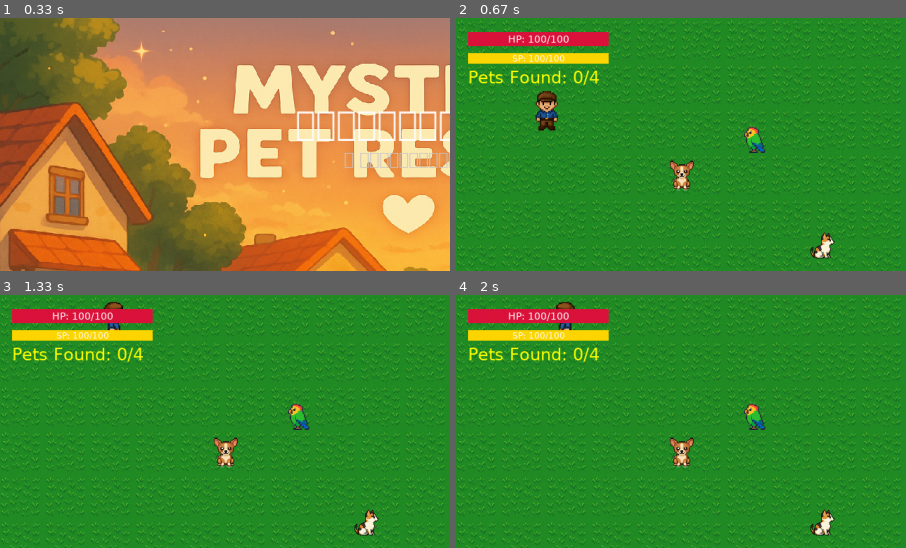
Above: before the commit, frames 1-4 (two rows, left to right).
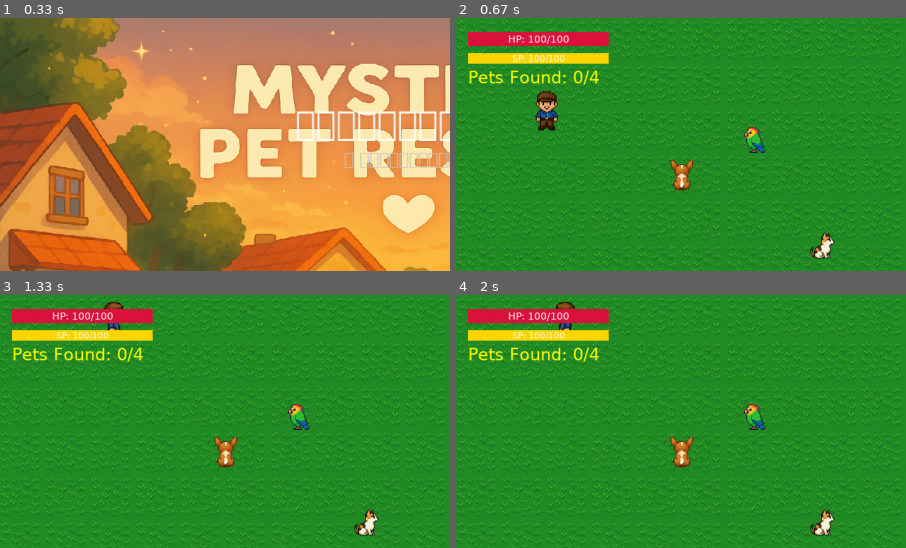
Above: after the commit, the same moments.

Repository: yuichi1000/mystery-pet-rescue
Game: pygame game, started from main.py
Two runs of this game, one before a commit and one after it. Both use one fixed random seed, a clock stepped at 60 frames per second and the inputs below.
Inputs (mouse positions are % of the whole screen's width and height, from its top left):
- Up to frame 1 (0.33 s): no input
- Up to frame 2 (0.67 s): click "ゲーム開始" at 0.38 s
- Up to frame 3 (1.33 s): hold Up 0.67-1.13 s; move the mouse to (46, 54) at 0.7 s; hold Right from 1.17 s (still down); move the mouse to (82, 47) at 1.2 s
- Up to frame 4 (2 s): release Right at 1.63 s; hold Left from 1.67 s (still down); move the mouse to (50, 57) at 1.7 s; tap 6 at 1.82 s
The pictures show only the part of the screen within x 0-50%, y 0-50%; the shares and areas given below are measured in that part.

Frame 1 is identical in both runs. In frame 2, 0.4% of the frame differs, in the area x 47-53%, y 55-69%; in frame 3, 0.4%; in frame 4, 0.4%.

Commit message:
fix: スプライトマッピングを正常に戻す
🖼️ 問題: 画像ファイル自体は正しいのにマッピングで逆転していた
✅ 修正: 全ペットで正常なスプライトマッピングを使用

修正内容:
- 犬・鳥の特別なマッピングを削除
- 全ペットで統一された正常なマッピング
- front → front, back → back

実際の画像ファイルが正しいため、
コード側で余計な変換をする必要がない

Diff:
--- a/src/entities/pet.py
+++ b/src/entities/pet.py
@@ -82,22 +82,13 @@
         sprites = {}
 
         # スプライトファイル名と実際の方向のマッピング
-        # 犬と鳥のスプライトは前後が逆になっているため修正
-        if self.data.pet_type in [PetType.DOG, PetType.BIRD]:
-            sprite_mapping = {
-                "front": "back",   # frontスプライトを使いたい時はbackファイルを読み込む
-                "back": "front",   # backスプライトを使いたい時はfrontファイルを読み込む
-                "left": "left",
-                "right": "right"
-            }
-        else:
-            # 他のペット（猫、うさぎ）は正常
-            sprite_mapping = {
-                "front": "front",
-                "back": "back",
-                "left": "left",
-                "right": "right"
-            }
+        # 全てのペットで正常なマッピングを使用
+        sprite_mapping = {
+            "front": "front",
+            "back": "back",
+            "left": "left",
+            "right": "right"
+        }
 
         # ペットタイプに応じたスプライトパスを決定
         sprite_prefix = f"pet_{self.data.pet_type.value}_001"
